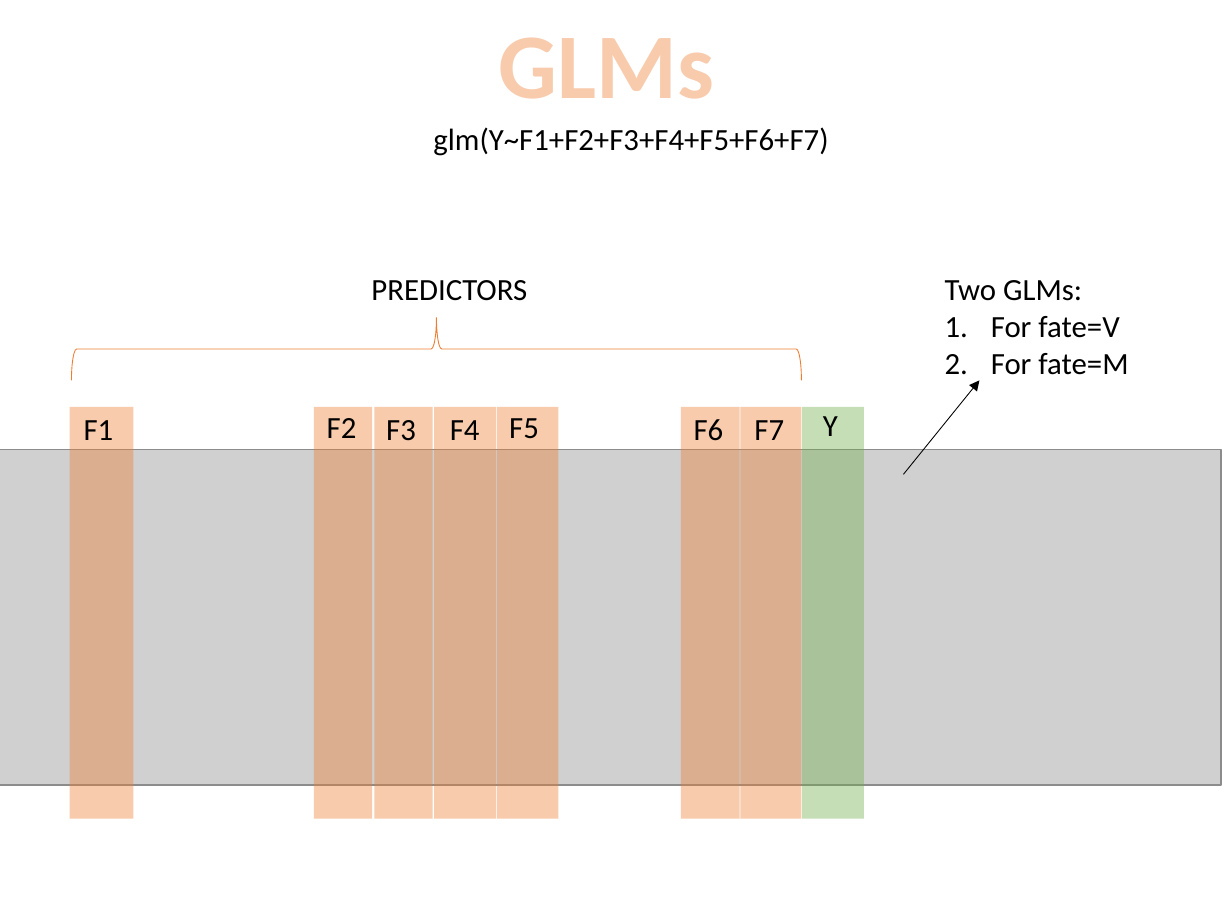
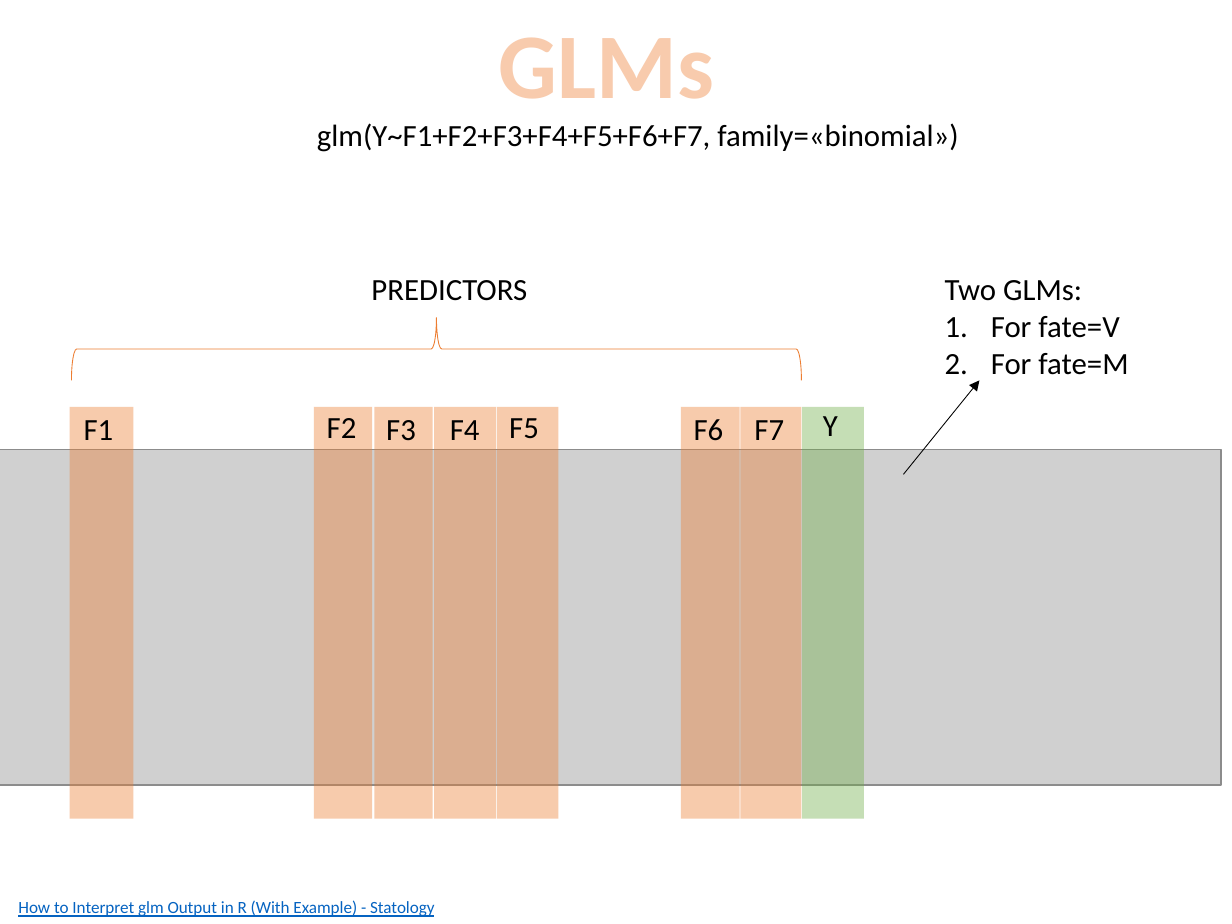
Before and after one commit to Corilana/L-HAZELNUT, a slide deck: slide 9 of Procedures_coding_hazelnut_architecture.pptx. Drawn at 1232x924 pixels with LibreOffice and Linux fonts; fonts in the diff are those of the drawing; grey boxes stand for pictures. Boxes give left, top, right and bottom in pixels: in the first picture for what was removed or moved away, otherwise in the second. Text is boxed around its words. In the diff, an @@ line names an element or a change of style, - is before the commit and + after.

```diff
--- a/Procedures_coding_hazelnut_architecture.pptx
+++ b/Procedures_coding_hazelnut_architecture.pptx
@@ text at (317,123,958,152): text changed @@
-glm(Y~F1+F2+F3+F4+F5+F6+F7)
+glm(Y~F1+F2+F3+F4+F5+F6+F7, family=«binomial»)
@@ text added at (18,900,435,917), 10 pt, text #0563C1, underline @@
+How to Interpret glm Output in R (With Example) - Statology
```
Also in this commit, not shown: 1 other slide changed, 2 slides added, 1 other file.
